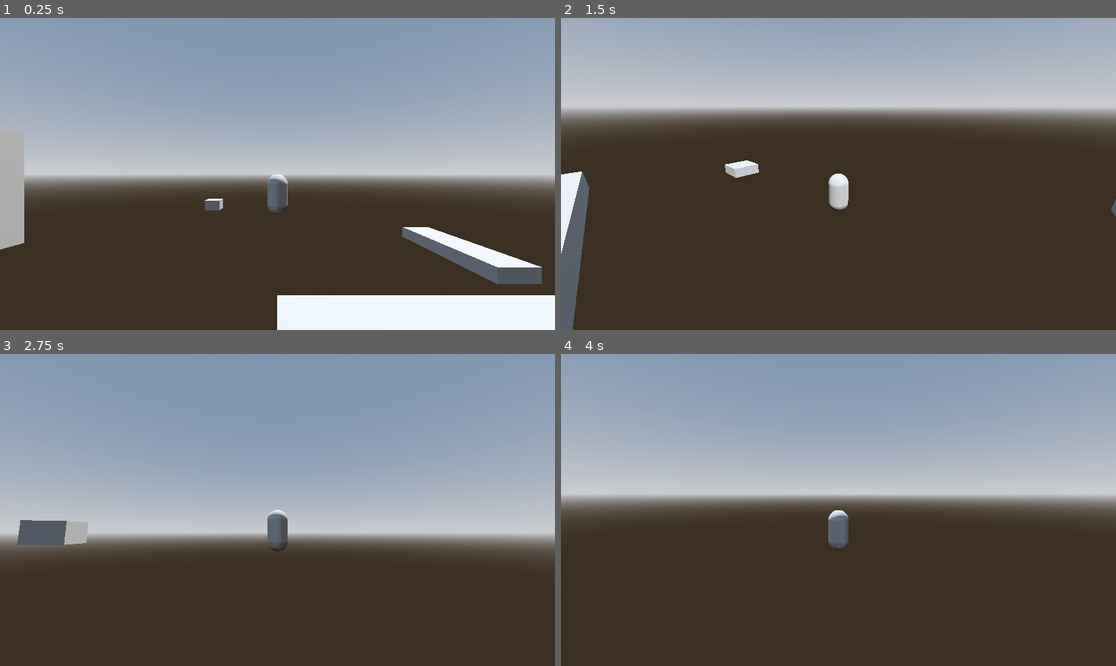
Above: before the commit, frames 1-4 (two rows, left to right).
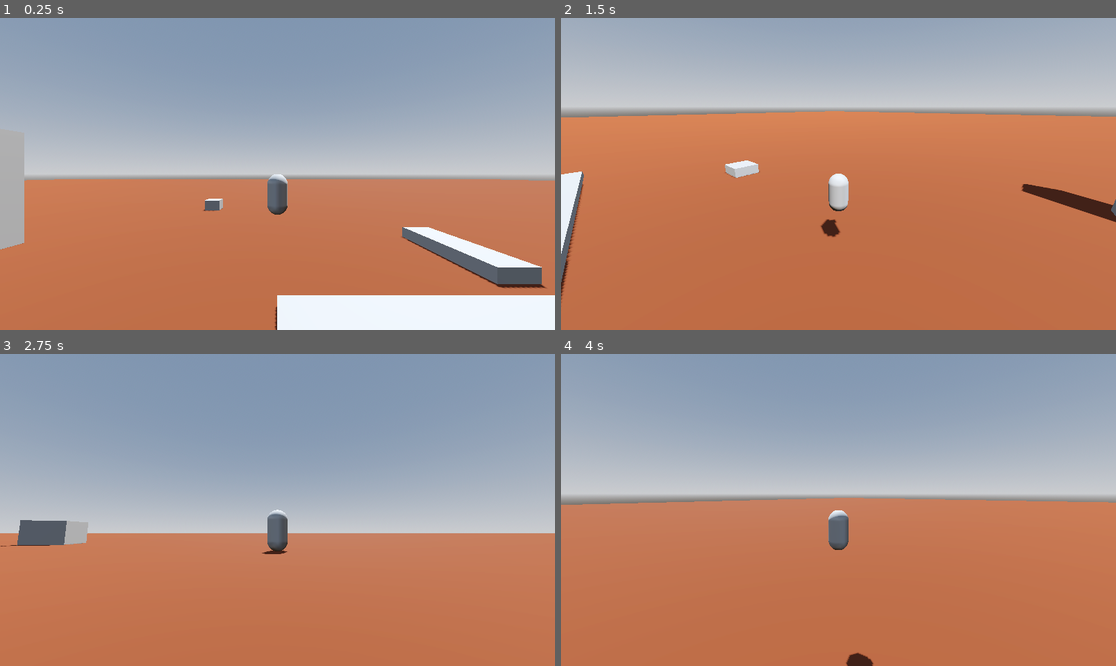
Above: after the commit, the same moments.

Repository: stanroy/onegameaweek2
Game: Godot game, scene res://levels/test_world.tscn
Two runs of this game, one before a commit and one after it. Both use one fixed random seed, a clock stepped at 60 frames per second and the inputs below.
Inputs (mouse positions are in pixels of both pictures, inside the frame that each line leads up to):
- Up to frame 1 (0.25 s): no input
- Up to frame 2 (1.5 s): move the mouse to (960, 158) at 0.52 s; hold D (move_right) 0.53-1.28 s; hold Tab (look_around) 0.53-1.28 s; tap Space (jump) at 0.77 s; move the mouse to (727, 189) at 1.27 s; hold S (move_back) from 1.28 s (still down); click (727, 189) at 1.35 s
- Up to frame 3 (2.75 s): tap Space (jump) at 1.52 s; move the mouse to (288, 503) at 2.02 s; release S (move_back) at 2.03 s; hold W (move_forward) from 2.03 s (still down); hold Shift (sprint) from 2.03 s (still down)
- Up to frame 4 (4 s): keep holding W (move_forward); move the mouse to (832, 516) at 2.77 s; release Shift (sprint) at 2.78 s; tap Tab (look_around) at 2.85 s; tap Space (jump) at 3.02, 3.77 s; move the mouse to (877, 513) at 3.52 s; press the mouse at (877, 513) at 3.53 s

The runs differ from the first frame. In frame 1, 39% of the frame differs, in the area x 0-100%, y 51-100%; in frame 2, 67%, in the area x 0-100%, y 29-100%; in frame 3, 42%; in frame 4, 52%.
Error after the commit: Invalid access to property or key 'normal' on a base object of type 'Dictionary'. (res://ents/dig_spot/dig_spot_generator.gd:65)

Commit message:
added terrain aligning for dig spot, added island1 mesh

Diff:
--- a/ents/dig_spot/dig_spot.tscn
+++ b/ents/dig_spot/dig_spot.tscn
@@ -11,3 +11,6 @@
 [node name="CollisionShape3D" type="CollisionShape3D" parent="Area3D" unique_id=2064503701]
 shape = SubResource("CylinderShape3D_5tteh")
 debug_color = Color(0.5362397, 0.11868224, 0.17265475, 0.41960785)
+
+[node name="RayCast3D" type="RayCast3D" parent="." unique_id=1362788482]
+target_position = Vector3(0, 100, 0)
--- a/ents/dig_spot/dig_spot_generator.gd
+++ b/ents/dig_spot/dig_spot_generator.gd
@@ -4,7 +4,7 @@
 var level_ground_mesh: MeshInstance3D
 var max_bounds: Vector3
 var origin: Vector3
-var margin: float = 5.0
+var margin: float = 65.
 var dig_spot_scene = preload("res://ents/dig_spot/dig_spot.tscn")
 var dig_spot_instance: Node3D
 
@@ -43,29 +43,36 @@
 
 
 	get_parent().add_child.call_deferred(dig_spot_instance)
-	var new_pos = _fire_raycast()
-	if new_pos != Vector3.ZERO:
-		dig_spot_instance.position = new_pos
+	var new_pos: Array[Vector3] = _fire_raycast()
+	if new_pos[0] != Vector3.ZERO:
+		dig_spot_instance.position = new_pos[0]
+		var normal = new_pos[1]
+		var forward = -dig_spot_instance.transform.basis.z
+		var new_basis = Basis()
+		new_basis.y = normal
+		new_basis.x = forward.cross(normal).normalized()
+		new_basis.z = normal.cross(new_basis.x).normalized()
+		dig_spot_instance.transform.basis = new_basis
 
 
-
-func _fire_raycast() -> Vector3:
+func _fire_raycast() -> Array[Vector3]:
 	var space_state = get_parent().get_world_3d().direct_space_state
-	var query = PhysicsRayQueryParameters3D.create(dig_spot_instance.position, dig_spot_instance.position + (Vector3.DOWN * 150.0))
+	var query = PhysicsRayQueryParameters3D.create(dig_spot_instance.position, dig_spot_instance.position + (Vector3.DOWN * 300.0))
 	query.collision_mask = collision_mask
 	query.collide_with_bodies = true
 
 	var result = space_state.intersect_ray(query)
+	var normal = result.normal
 	if result:
-		return result.position
 		print("Hit:", result.collider, "at", result.position)
+		return [result.position, normal]
 	else:
 		print("No hit :(")
-		return Vector3.ZERO
+		return [Vector3.ZERO,Vector3.ZERO]
 
 func _randomize_dig_spot_pos(origin: Vector3, max_bounds: Vector3, margin: float) -> Vector3:
-	var x = randf_range(origin.x + margin, max_bounds.x - margin)
-	var z = randf_range(origin.z + margin, max_bounds.z - margin)
+	var x = randf_range(-max_bounds.x/2 + margin, max_bounds.x/2 - margin)
+	var z = randf_range(-max_bounds.z/2 + margin, max_bounds.z/2 - margin)
 
 
 	return Vector3(x,50.0,z)
--- /dev/null
+++ b/levels/ground_ref.tscn
@@ -0,0 +1,11 @@
+[gd_scene format=3 uid="uid://cm02w5qr4ch27"]
+
+[sub_resource type="StandardMaterial3D" id="StandardMaterial3D_awotp"]
+albedo_color = Color(0.40682718, 0.18903857, 0.07698, 1)
+
+[node name="Ground" type="CSGBox3D" unique_id=1941195299]
+use_collision = true
+collision_layer = 2
+collision_mask = 0
+size = Vector3(520.8279, 1, 481.50098)
+material = SubResource("StandardMaterial3D_awotp")
--- /dev/null
+++ b/levels/island1/island_1.tscn
@@ -0,0 +1,55 @@
+[gd_scene format=3 uid="uid://1guiwktpmy5m"]
+
+[ext_resource type="PackedScene" uid="uid://ccsfd6p5ai1oh" path="res://levels/island1/island1-ground.glb" id="1_7rwjp"]
+[ext_resource type="PackedScene" uid="uid://dc8pkscfnhqtv" path="res://ents/player/player.tscn" id="2_aqy31"]
+[ext_resource type="Texture2D" uid="uid://b8g0vvl0mlplh" path="res://levels/island1/island1_Default_DefaultBaseColor-2048x2048.png" id="3_lqhpv"]
+[ext_resource type="PackedScene" uid="uid://dqog2y2r3vnob" path="res://ents/dig_spot/dig_spot_generator.tscn" id="3_x4npi"]
+[ext_resource type="Texture2D" uid="uid://bjmwd1ta7qnhh" path="res://levels/island1/island1_Default_DefaultNormal-2048x2048.png" id="4_yund8"]
+
+[sub_resource type="ProceduralSkyMaterial" id="ProceduralSkyMaterial_aqy31"]
+sky_horizon_color = Color(0.66224277, 0.6717428, 0.6867428, 1)
+ground_horizon_color = Color(0.66224277, 0.6717428, 0.6867428, 1)
+
+[sub_resource type="Sky" id="Sky_x4npi"]
+sky_material = SubResource("ProceduralSkyMaterial_aqy31")
+
+[sub_resource type="Environment" id="Environment_rxmjq"]
+background_mode = 2
+sky = SubResource("Sky_x4npi")
+tonemap_mode = 2
+glow_enabled = true
+
+[sub_resource type="StandardMaterial3D" id="StandardMaterial3D_agksj"]
+albedo_texture = ExtResource("3_lqhpv")
+normal_enabled = true
+normal_texture = ExtResource("4_yund8")
+
+[node name="Island1" type="Node3D" unique_id=417085001]
+
+[node name="DigSpotGenerator" parent="." unique_id=1734826924 instance=ExtResource("3_x4npi")]
+collision_mask = 2
+
+[node name="WorldEnvironment" type="WorldEnvironment" parent="." unique_id=1896243402]
+environment = SubResource("Environment_rxmjq")
+
+[node name="DirectionalLight3D" type="DirectionalLight3D" parent="." unique_id=242325082]
+transform = Transform3D(-0.8660254, -0.43301278, 0.25, 0, 0.49999997, 0.86602545, -0.50000006, 0.75, -0.43301266, 0, 0, 0)
+shadow_enabled = true
+
+[node name="GroundContainer" parent="." unique_id=27585755 instance=ExtResource("1_7rwjp")]
+
+[node name="Ground" parent="GroundContainer" index="0" unique_id=1964558282]
+surface_material_override/0 = SubResource("StandardMaterial3D_agksj")
+
+[node name="StaticBody3D" parent="GroundContainer/Ground" index="0" unique_id=1378452628]
+collision_layer = 2
+collision_mask = 0
+
+[node name="Player" parent="." unique_id=304204517 instance=ExtResource("2_aqy31")]
+transform = Transform3D(1, 0, 0, 0, 1, 0, 0, 0, 1, 0, 23.528503, 0)
+floor_snap_length = 0.35
+
+[node name="Marker3D" type="Marker3D" parent="." unique_id=1753362605]
+transform = Transform3D(1, 0, 0, 0, 1, 0, 0, 0, 1, 64.997734, 17.47345, -236.53122)
+
+[editable path="GroundContainer"]
--- a/levels/test_world.tscn
+++ b/levels/test_world.tscn
@@ -2,6 +2,7 @@
 
 [ext_resource type="PackedScene" uid="uid://dqog2y2r3vnob" path="res://ents/dig_spot/dig_spot_generator.tscn" id="1_c576j"]
 [ext_resource type="PackedScene" uid="uid://dc8pkscfnhqtv" path="res://ents/player/player.tscn" id="1_piha8"]
+[ext_resource type="PackedScene" uid="uid://cm02w5qr4ch27" path="res://levels/ground_ref.tscn" id="2_c576j"]
 
 [sub_resource type="ProceduralSkyMaterial" id="ProceduralSkyMaterial_piha8"]
 sky_horizon_color = Color(0.66224277, 0.6717428, 0.6867428, 1)
@@ -15,9 +16,6 @@
 sky = SubResource("Sky_kbvng")
 tonemap_mode = 2
 glow_enabled = true
-
-[sub_resource type="StandardMaterial3D" id="StandardMaterial3D_awotp"]
-albedo_color = Color(0.40682718, 0.18903857, 0.07698, 1)
 
 [sub_resource type="BoxMesh" id="BoxMesh_kbvng"]
 size = Vector3(24, 2, 35)
@@ -40,13 +38,7 @@
 transform = Transform3D(-0.8660254, -0.43301278, 0.25, 0, 0.49999997, 0.86602545, -0.50000006, 0.75, -0.43301266, 0, 0, 0)
 shadow_enabled = true
 
-[node name="CSGBox3D" type="CSGBox3D" parent="." unique_id=1017323407]
-visible = false
-use_collision = true
-collision_layer = 2
-collision_mask = 0
-size = Vector3(87.255615, 1, 96.90039)
-material = SubResource("StandardMaterial3D_awotp")
+[node name="CSGBox3D" parent="." unique_id=1941195299 instance=ExtResource("2_c576j")]
 
 [node name="Player" parent="." unique_id=304204517 instance=ExtResource("1_piha8")]
 transform = Transform3D(1, 0, 0, 0, 1, 0, 0, 0, 1, 0, 6, 0)
Not shown, added: ents/player/ground_ref.gltf
Not shown, added: ents/player/ground_ref.gltf.import
Binary file added: ents/player/ground_ref0.bin
Not shown, added: ents/player/player_export.gltf
Not shown, added: ents/player/player_export.gltf.import
Binary file added: ents/player/player_export0.bin
Binary file added: levels/island1/island1-ground.glb
Not shown, added: levels/island1/island1-ground.glb.import
Binary file added: levels/island1/island1_Default_DefaultBaseColor-2048x2048.png
Not shown, added: levels/island1/island1_Default_DefaultBaseColor-2048x2048.png.import
Not shown, added: levels/island1/island1_Default_DefaultNormal-2048x2048.png.import
Not shown, added: levels/island1/island1_Default_DefaultNormal-2048x2048.png
